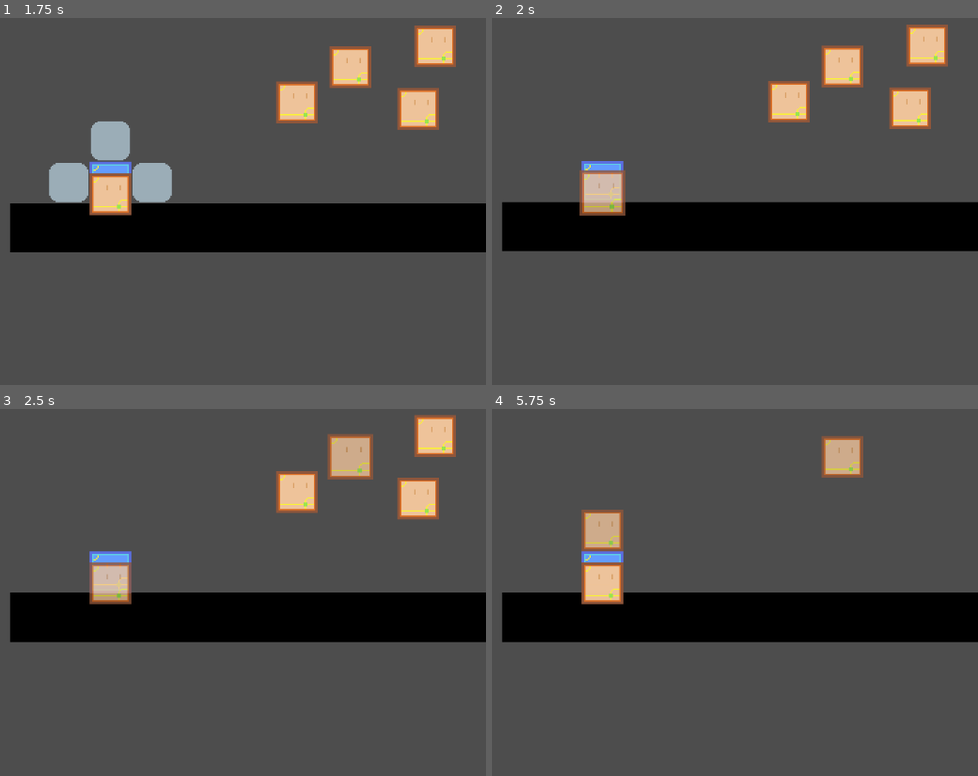
Above: before the commit, frames 1-4 (two rows, left to right).
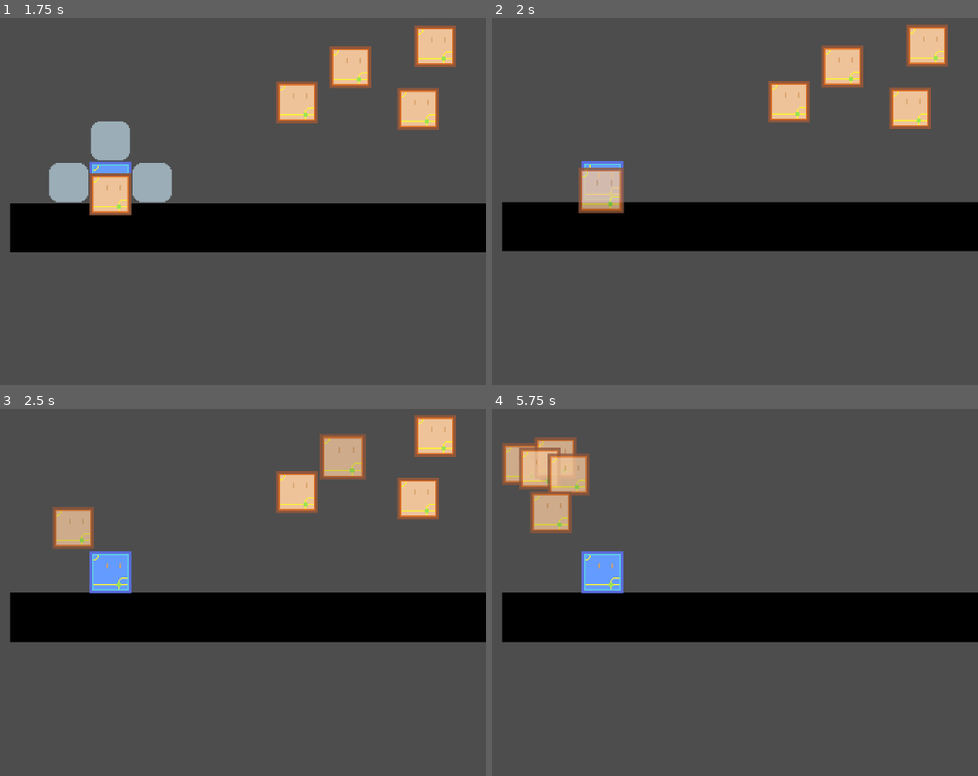
Above: after the commit, the same moments.

Repository: jeffrey-22/cissa-game-jam
Game: Godot game, scene res://scene/level/level.tscn
Same seed, same stepped clock (60 frames per second), same inputs: the game is played once before the commit and once after it.
Inputs (mouse positions are in pixels of both pictures, inside the frame that each line leads up to):
- Up to frame 1 (1.75 s): drag from (116, 278) to (184, 87) at 0.52 s; drag from (208, 69) to (111, 201) at 1.27 s
- Up to frame 2 (2 s): no input
- Up to frame 3 (2.5 s): move the mouse to (349, 456) at 2.02 s; click (349, 456) at 2.17 s
- Up to frame 4 (5.75 s): drag from (909, 497) to (603, 585) at 2.77 s; drag from (788, 493) to (603, 585) at 3.52 s; drag from (929, 434) to (603, 585) at 4.27 s; move the mouse to (637, 570) at 5.02 s; click (637, 570) at 5.17 s; tap 1 (debug_1) at 5.65 s

Frame 1 is identical in both runs. In frame 2, 0.6% of the frame differs, in the area x 17-28%, y 40-54%; in frame 3, 2.6%; in frame 4, 6.3%, in the area x 2-77%, y 7-54%.

Commit message:
floating followers

Diff:
--- a/scene/player/player.gd
+++ b/scene/player/player.gd
@@ -62,7 +62,7 @@
 	# update node_b's local position, global position and rotation to follow node_a
 	var attach_direction_vector = get_corresponding_direction_vector(attach_direction)
 	node_b.local_body_position = node_a.local_body_position + attach_direction_vector
-	node_b.rotation = node_a.rotation
+	node_b.set_rotation(node_a.rotation)
 	# calculate distance between the centers of these two nodes
 	var distance_between_centers = node_a.get_distance_from_sprite_center_to_certain_edge(attach_direction) +\
 		node_b.get_distance_from_sprite_center_to_certain_edge(get_opposite_attach_direction(attach_direction))
@@ -98,6 +98,8 @@
 	# record this connection
 	tile_connections.append([node_a, node_b, pin_joint_node_c, pin_joint_node_d])
 	update_hint_squares(true, not(Globals.is_mouse_dragging))
+	await get_tree().physics_frame
+	node_b.global_transform.origin = node_a.position + position_difference_vector
 
 # Central tile
 @onready var central_player_tile_node: PlayerTile = $StartingPlayerTile:
@@ -132,7 +134,8 @@
 	exclude_staying_node: PlayerTile = null,
 	is_update_hint_squares_required: bool = true,
 	need_to_set_hiding_state: bool = false,
-	set_hiding_state_value: bool = true
+	set_hiding_state_value: bool = true,
+	should_snap_positions: bool = false
 ) -> void:
 	var all_children_node = get_children(false)
 	var is_node_staying = {}
@@ -173,19 +176,39 @@
 	)
 	if is_update_hint_squares_required:
 		update_hint_squares(need_to_set_hiding_state, set_hiding_state_value)
+		# might be a bad idea: lock all positions
+	if should_snap_positions:
+		flush_all_positions()
+
+func flush_all_positions():
+	var all_children_node = get_children(false)
+	for child_node in all_children_node:
+		if child_node is PlayerTile:
+			if child_node.is_physics_active:
+				var position_difference_vector = Vector2(\
+					child_node.local_body_position -
+					central_player_tile_node.local_body_position
+				)
+				position_difference_vector = position_difference_vector.rotated(central_player_tile_node.rotation)
+				position_difference_vector *= LOCAL_COORDINATE_SCALE
+				child_node.global_transform.origin =\
+					central_player_tile_node.position + position_difference_vector
+				child_node.set_rotation(central_player_tile_node.rotation)
 
 # A PlayerTile changes its physics and requests connections to be updated
 func _on_flush_connections(
 	changed_player_tile_node: PlayerTile,
 	is_update_hint_squares_required: bool = true,
 	need_to_set_hiding_state: bool = false,
-	set_hiding_state_value: bool = true
+	set_hiding_state_value: bool = true,
+	should_snap_positions: bool = false
 ) -> void:
 	flush_all_connections_and_node_activities(
 		changed_player_tile_node,
 		is_update_hint_squares_required,
 		need_to_set_hiding_state,
-		set_hiding_state_value
+		set_hiding_state_value,
+		should_snap_positions
 	)
 
 # Return the average position of all child PlayerTiles
@@ -219,8 +242,6 @@
 
 # Have hint squares copy central position always
 func _physics_process(_delta: float) -> void:
-	if Input.is_action_just_pressed("debug_1"):
-		add_tile_connection($StartingPlayerTile, $PlayerTile2, AttachDirection.UP)
 	hint_squares.set_position(central_player_tile_node.position)
 	hint_squares.set_rotation(central_player_tile_node.rotation)
 
@@ -333,3 +354,20 @@
 # Create hint squares
 func initiate_hint_squares_update(need_to_set_hiding_state: bool = true, set_hiding_state_value: bool = true):
 	update_hint_squares(need_to_set_hiding_state, set_hiding_state_value)
+
+# Returns null if no player tile is connected.
+# Otherwise, return the ref of the node with the highest y coordinate
+func get_highest_connected_player_tile() -> PlayerTile:
+	var all_children_node = get_children(false)
+	var return_value = null
+	var highest_y_coordinate = 0
+	for child_node in all_children_node:
+		if child_node is PlayerTile:
+			if child_node.is_physics_active:
+				if return_value == null:
+					highest_y_coordinate = child_node.position.y
+					return_value = child_node
+				elif child_node.position.y < highest_y_coordinate:
+					highest_y_coordinate = child_node.position.y
+					return_value = child_node
+	return return_value
--- a/scene/player/player_tile/player_tile.gd
+++ b/scene/player/player_tile/player_tile.gd
@@ -12,6 +12,53 @@
 # Local position in the main body space.
 # Central node has (0, 0)
 var local_body_position: Vector2i = Vector2i.ZERO
+
+# Distance between floating center and highest tile, in pixels
+@export var afloat_comfort_y_distance = randf_range(80, 100)
+
+# Floating center's x offset with the average x value (x += offset)
+@export var afloat_comfort_x_offset = randf_range(-60, 60)
+
+# Floating moving speed (move_speed * delta)
+@export var afloat_move_speed = randf_range(1, 1.5)
+@export var afloat_rotate_speed = randf_range(5.0, 10.0)
+
+# Floating range = center +/- X/Y Deviation
+@export var afloat_x_deviation = 15
+@export var afloat_y_deviation = 5
+
+# Set on entering state, changed once reached
+var afloat_target_global_position: Vector2
+
+# Distance on which the floating block will be pulled towards a new target
+@export var afloat_pullback_breakpoint_distance = randf_range(20, 25)
+
+func get_afloat_target_center_breakpoint_distance() -> float:
+	var center_floating_position = get_afloat_target_center_position()
+	return center_floating_position.distance_to(afloat_target_global_position)
+
+func get_afloat_target_center_position() -> Vector2:
+	var player_node = Globals.player_node
+	var highest_player_tile = player_node.get_highest_connected_player_tile()
+	var average_position = player_node.get_average_position()
+	var highest_y_coordinate_value = highest_player_tile.position.y
+	var center_floating_position = Vector2(\
+		average_position.x + afloat_comfort_x_offset,
+		highest_y_coordinate_value - afloat_comfort_y_distance
+	)
+	return center_floating_position
+
+func get_new_afloat_target_position() -> Vector2:
+	var center_floating_position = get_afloat_target_center_position()
+	var target_x = randf_range(\
+		center_floating_position.x - afloat_x_deviation,
+		center_floating_position.x + afloat_x_deviation
+	)
+	var target_y = randf_range(\
+		center_floating_position.y - afloat_y_deviation,
+		center_floating_position.y + afloat_y_deviation
+	)
+	return Vector2(target_x, target_y)
 
 # 32 x 32px sprite, so half_side_length is 16
 @export var half_side_length = 16
@@ -85,7 +132,9 @@
 			disable_physics(should_flush)
 		DragState.AFLOAT:
 			animated_sprite_node.modulate = Color(1, 1, 1, 0.8)
-			disable_physics(should_flush)
+			# first disable physics then decide new position
+			disable_physics(should_flush)
+			afloat_target_global_position = get_new_afloat_target_position()
 		DragState.AFLOAT_HOVER:
 			disable_physics(should_flush)
 			animated_sprite_node.modulate = Color(1, 1, 1, 0.8)
@@ -206,7 +255,7 @@
 		global_position = get_global_mouse_position() + drag_offset
 
 # Decide if there are needs for state updates
-func _physics_process(_delta: float) -> void:
+func _physics_process(delta: float) -> void:
 	match current_drag_state:
 		DragState.NORMAL:
 			if is_mouse_hovering and not(is_central_tile):
@@ -217,6 +266,25 @@
 		DragState.DRAGGING:
 			pass
 		DragState.AFLOAT:
+			# TODO
+			if global_position.distance_to(afloat_target_global_position) <= 1.0 or\
+				get_afloat_target_center_breakpoint_distance() > afloat_pullback_breakpoint_distance:
+				afloat_target_global_position = get_new_afloat_target_position()
+			# var direction = (afloat_target_global_position - global_position).normalized()
+			# global_position += direction * afloat_move_speed * delta  # Move at constant speed
+			global_position = global_position.lerp(\
+				afloat_target_global_position,
+				afloat_move_speed * delta
+			)
+			# find closest multiple of 2pi (TAU), then lerp towards it
+			var target_rotation
+			var lower = floor(rotation / TAU) * TAU
+			var upper = ceil(rotation / TAU) * TAU
+			if abs(lower - rotation) < abs(upper - rotation):
+				target_rotation = lower
+			else:
+				target_rotation = upper
+			rotation = lerp(rotation, target_rotation, afloat_rotate_speed * delta)
 			if is_mouse_hovering:
 				change_drag_state(DragState.AFLOAT_HOVER)
 		DragState.AFLOAT_HOVER:
--- a/scene/player/player_tile/player_tile.tscn
+++ b/scene/player/player_tile/player_tile.tscn
@@ -29,7 +29,7 @@
 size = Vector2(32, 32)
 
 [node name="PlayerTile" type="RigidBody2D"]
-collision_mask = 3
+collision_mask = 2
 physics_material_override = SubResource("PhysicsMaterial_1vyo1")
 freeze = true
 script = ExtResource("1_i42h4")
